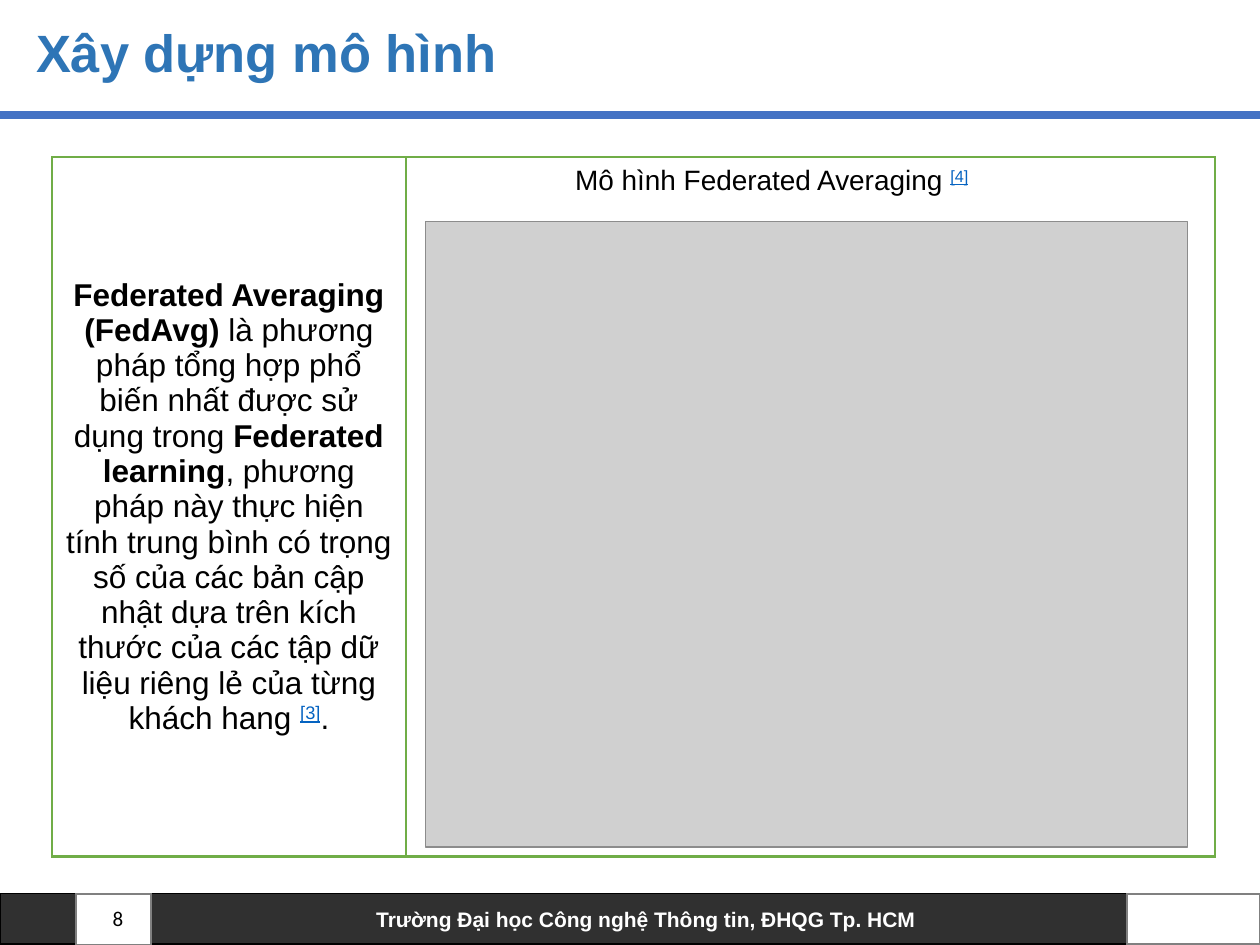
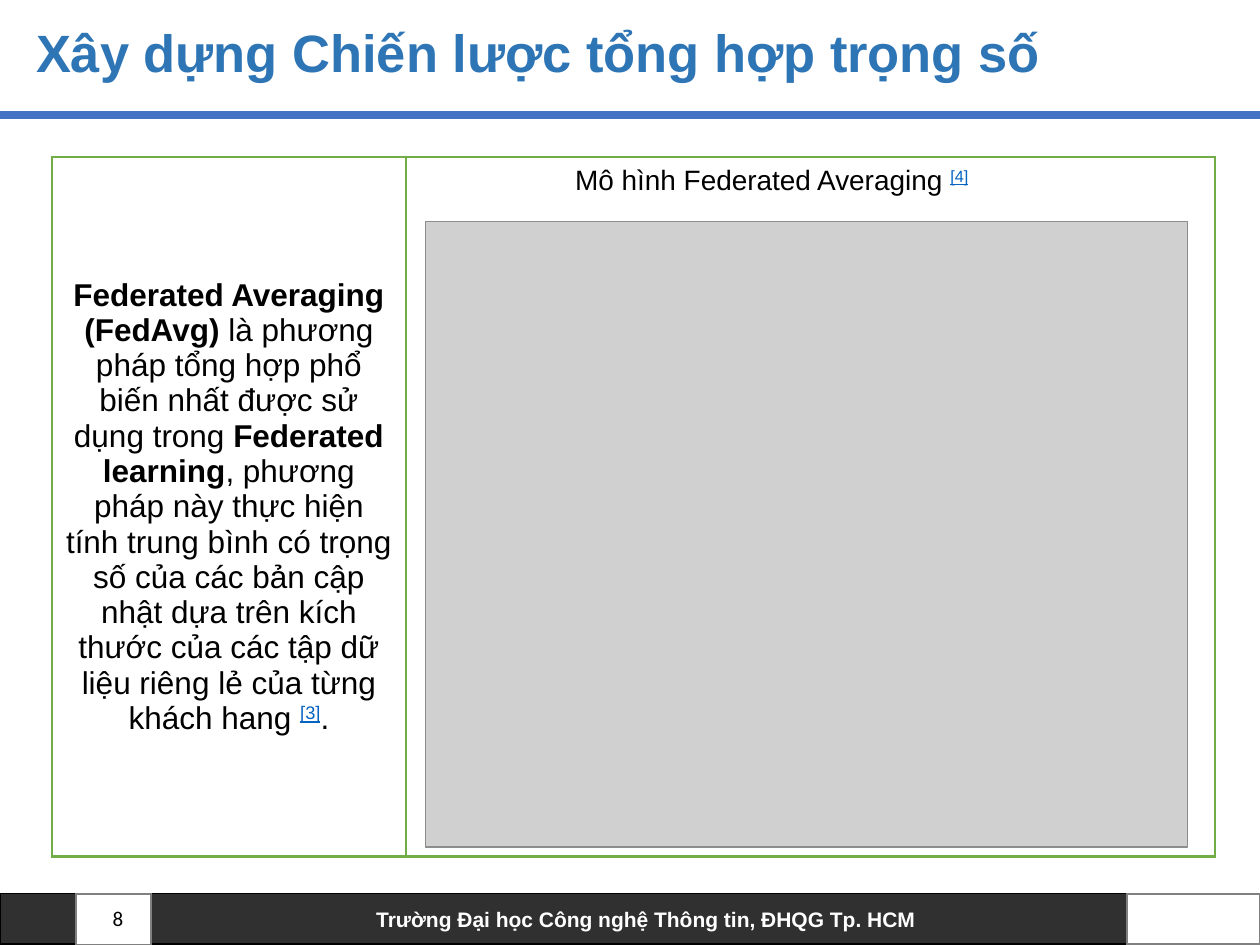
Before and after one commit to truclb/AnToanHeThongTin, a slide deck: slide 8 of FederatedLearning.pptx. Drawn at 1260x945 pixels with LibreOffice and Linux fonts; fonts in the diff are those of the drawing; grey boxes stand for pictures; background and template pictures are left out. Boxes give left, top, right and bottom in pixels: in the first picture for what was removed or moved away, otherwise in the second. Text is boxed around its words. In the diff, an @@ line names an element or a change of style, - is before the commit and + after.

```diff
--- a/FederatedLearning.pptx
+++ b/FederatedLearning.pptx
@@ title at bbox=[36, 30, 1039, 83]: text changed @@
-Xây dựng mô hình
+Xây dựng Chiến lược tổng hợp trọng số
```
Also in this commit, not shown: 3 other slides changed, 2 other files.
